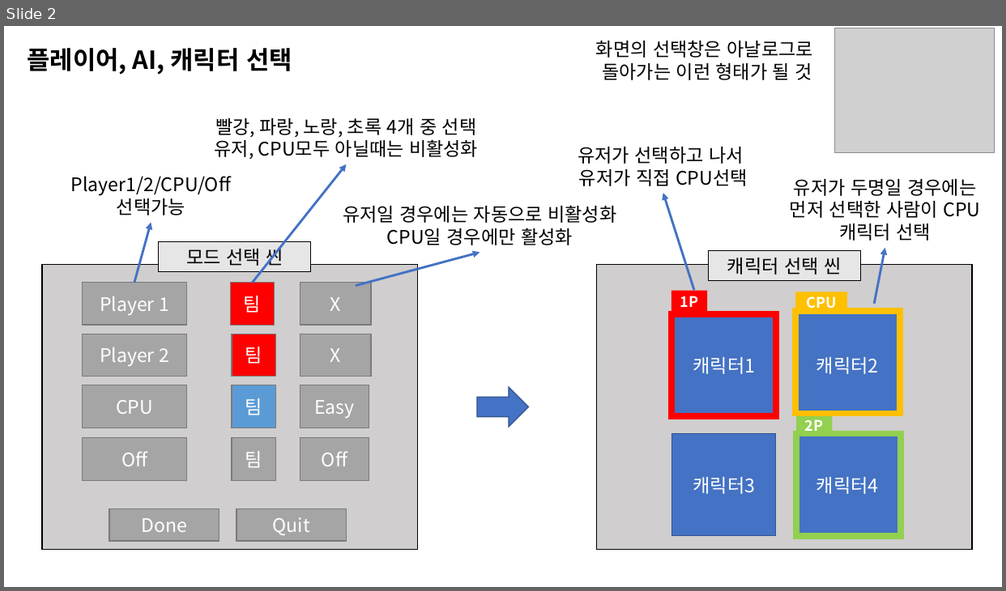
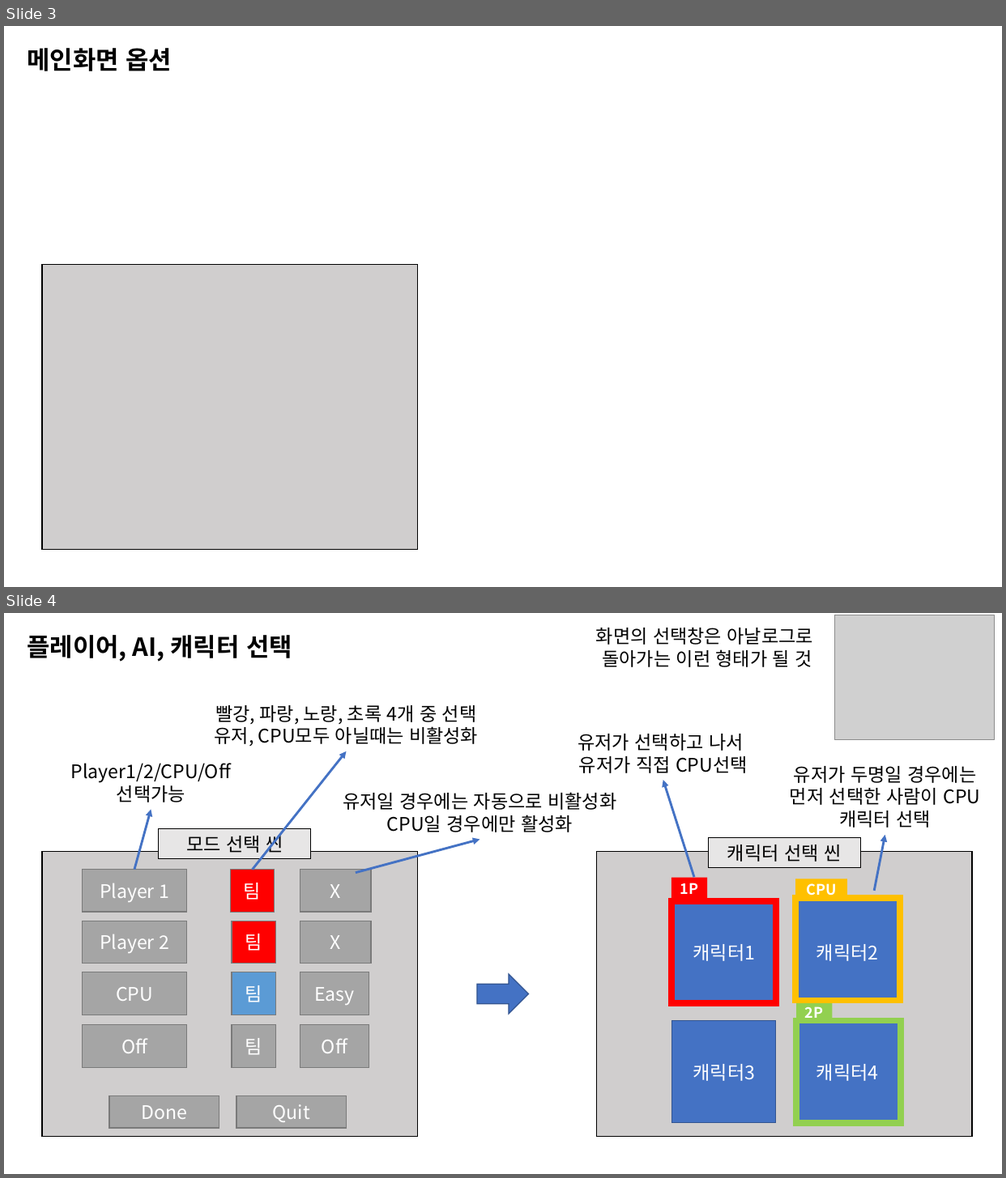
Before and after one commit to penspanic/ITWGamejam, a slide deck: Plan/Rocketman_씬&스킬구성.pptx. Shown one above the other, each under a label of ours: slide 2 before the commit, slides 3 and 4 after it. The pictures are 1006x591 and 1006x1178 pixels, drawn with LibreOffice and Linux fonts; fonts in the diff are those of the drawing; grey boxes stand for pictures. Boxes give left, top, right and bottom in pixels: in the first picture for what was removed or moved away, otherwise in the second. Text is boxed around its words. In the diff, an @@ line names an element or a change of style, - is before the commit and + after.

```diff
--- a/Plan/Rocketman_씬&스킬구성.pptx
+++ b/Plan/Rocketman_씬&스킬구성.pptx
@@ slide 3 added at [4, 26, 1002, 587], background #FFFFFF @@
@@ text added at [27, 48, 172, 71], 24 pt, text #000000, bold @@
+메인화면 옵션
@@ rectangle added at [42, 264, 418, 550], fill #D0CECE, outline #000000 1 pt @@
@@ what was slide 2 is now slide 4 @@
```
Also in this commit, not shown: 6 slides changed, 12 other slides added, 2 other files.
